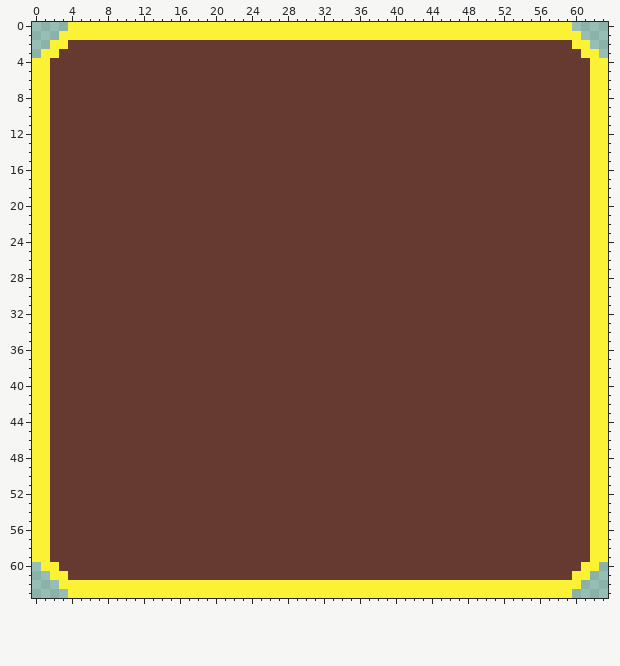
Two versions of one pixel-art file, Assets/Aseprite/SmalButtons.aseprite. The first picture shows the starting point.
64x64 pixels, 1 frame. Colours within 5 levels of each other are drawn and written as one.
The result:
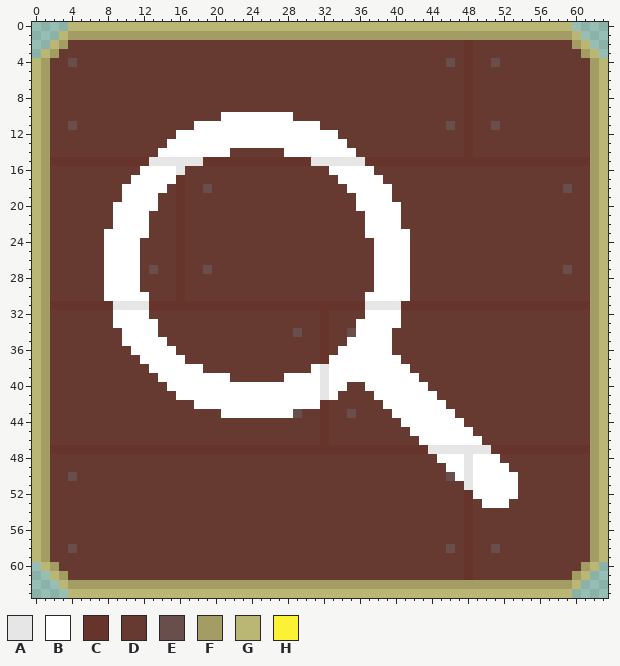
Palette (. is transparent): A #e6e6e6  B #ffffff  C #66342b  D #663931  E #694f4b  F #a39d65  G #bab673  H #fbf236
Edits made:
layer "Frame" added
layer "Boards" added
layer "Details" added
layer "Nails" added
layer "Zoom Detailed" added
Changed rows in their new state; - is an unchanged pixel.
first column x 0:
 0 ----GGGGGGGGGGGGGGGGGGGGGGGGGGGGGGGGGGGGGGGGGGGGGGGGGGGGGGGG----
 1 ---GFFFFFFFFFFFFFFFFFFFFFFFFFFFFFFFFFFFFFFFFFFFFFFFFFFFFFFFFG---
 2 --GF--------------------------------------------C-----------FG--
 3 -GF---------------------------------------------C------------FG-
 4 GF--E-----------------------------------------E-C--E----------FG
 5 GF----------------------------------------------C-------------FG
 6 GF----------------------------------------------C-------------FG
 7 GF----------------------------------------------C-------------FG
 8 GF----------------------------------------------C-------------FG
 9 GF----------------------------------------------C-------------FG
10 GF-------------------BBBBBBBB-------------------C-------------FG
11 GF--E-------------BBBBBBBBBBBBBB--------------E-C--E----------FG
12 GF--------------BBBBBBBBBBBBBBBBBB--------------C-------------FG
13 GF-------------BBBBBBBBBBBBBBBBBBBB-------------C-------------FG
14 GF------------BBBBBBBB------BBBBBBBB------------C-------------FG
15 GFCCCCCCCCCCCAAAAAACCCCCCCCCCCCAAAAAACCCCCCCCCCCCCCCCCCCCCCCCCFG
16 GF----------BBBBA----------------BBBBB------------------------FG
17 GF---------BBBBBC-----------------BBBBB-----------------------FG
18 GF--------BBBBB-C--E---------------BBBBB-------------------E--FG
19 GF--------BBBB--C-------------------BBBB----------------------FG
20 GF-------BBBBB--C-------------------BBBBB---------------------FG
21 GF-------BBBB---C--------------------BBBB---------------------FG
22 GF-------BBBB---C--------------------BBBB---------------------FG
23 GF------BBBBB---C--------------------BBBBB--------------------FG
24 GF------BBBB----C---------------------BBBB--------------------FG
25 GF------BBBB----C---------------------BBBB--------------------FG
26 GF------BBBB----C---------------------BBBB--------------------FG
27 GF------BBBB-E--C--E------------------BBBB-----------------E--FG
28 GF------BBBB----C---------------------BBBB--------------------FG
29 GF------BBBB----C---------------------BBBB--------------------FG
30 GF------BBBBB---C--------------------BBBBB--------------------FG
31 GFCCCCCCCAAAACCCCCCCCCCCCCCCCCCCCCCCCAAAACCCCCCCCCCCCCCCCCCCCCFG
32 GF-------BBBB-------------------C----BBBB---------------------FG
33 GF-------BBBBB------------------C---BBBBB---------------------FG
34 GF--------BBBB---------------E--C--EBBBB----------------------FG
35 GF--------BBBBB-----------------C--BBBBB----------------------FG
36 GF---------BBBBB----------------C-BBBBBB----------------------FG
37 GF----------BBBBB---------------CBBBBBBBB---------------------FG
38 GF-----------BBBBBB------------BABBBBBBBBB--------------------FG
39 GF------------BBBBBBBB------BBBBABBBBBBBBBB-------------------FG
40 GF-------------BBBBBBBBBBBBBBBBBABB--BBBBBBB------------------FG
41 GF--------------BBBBBBBBBBBBBBBBAB----BBBBBBB-----------------FG
42 GF----------------BBBBBBBBBBBBBBC------BBBBBBB----------------FG
43 GF-------------------BBBBBBBBE--C--E----BBBBBBB---------------FG
44 GF------------------------------C--------BBBBBBB--------------FG
45 GF------------------------------C---------BBBBBBB-------------FG
46 GF------------------------------C----------BBBBBBB------------FG
47 GFCCCCCCCCCCCCCCCCCCCCCCCCCCCCCCCCCCCCCCCCCCAAAAAAACCCCCCCCCCCFG
48 GF-------------------------------------------BBBABBB----------FG
49 GF--------------------------------------------BBABBBB---------FG
50 GF--E-----------------------------------------EBABBBBB--------FG
51 GF----------------------------------------------ABBBBB--------FG
52 GF----------------------------------------------CBBBBB--------FG
53 GF----------------------------------------------C-BBB---------FG
54 GF----------------------------------------------C-------------FG
55 GF----------------------------------------------C-------------FG
56 GF----------------------------------------------C-------------FG
57 GF----------------------------------------------C-------------FG
58 GF--E-----------------------------------------E-C--E----------FG
59 GF----------------------------------------------C-------------FG
60 -GF---------------------------------------------C------------FG-
61 --GF--------------------------------------------C-----------FG--
62 ---GFFFFFFFFFFFFFFFFFFFFFFFFFFFFFFFFFFFFFFFFFFFFFFFFFFFFFFFFG---
63 ----GGGGGGGGGGGGGGGGGGGGGGGGGGGGGGGGGGGGGGGGGGGGGGGGGGGGGGGG----
Where, in picture pixels (left, top, right, bottom), the same in both pictures:
changed: (32, 22, 608, 598)
